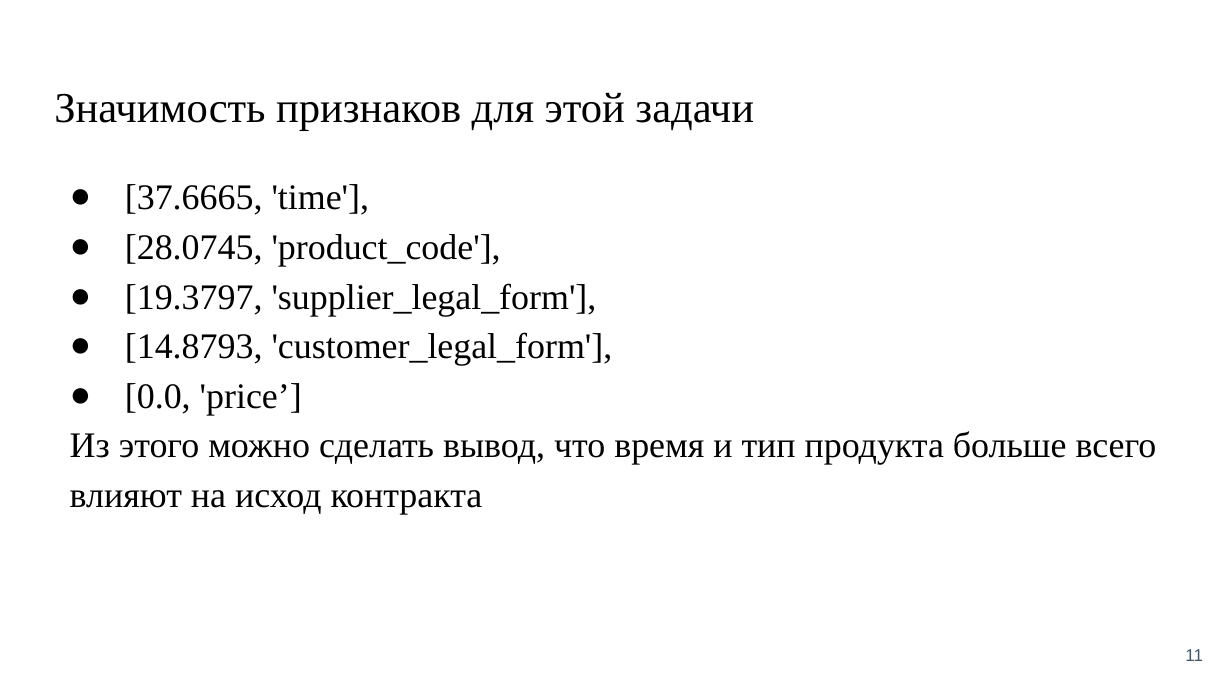
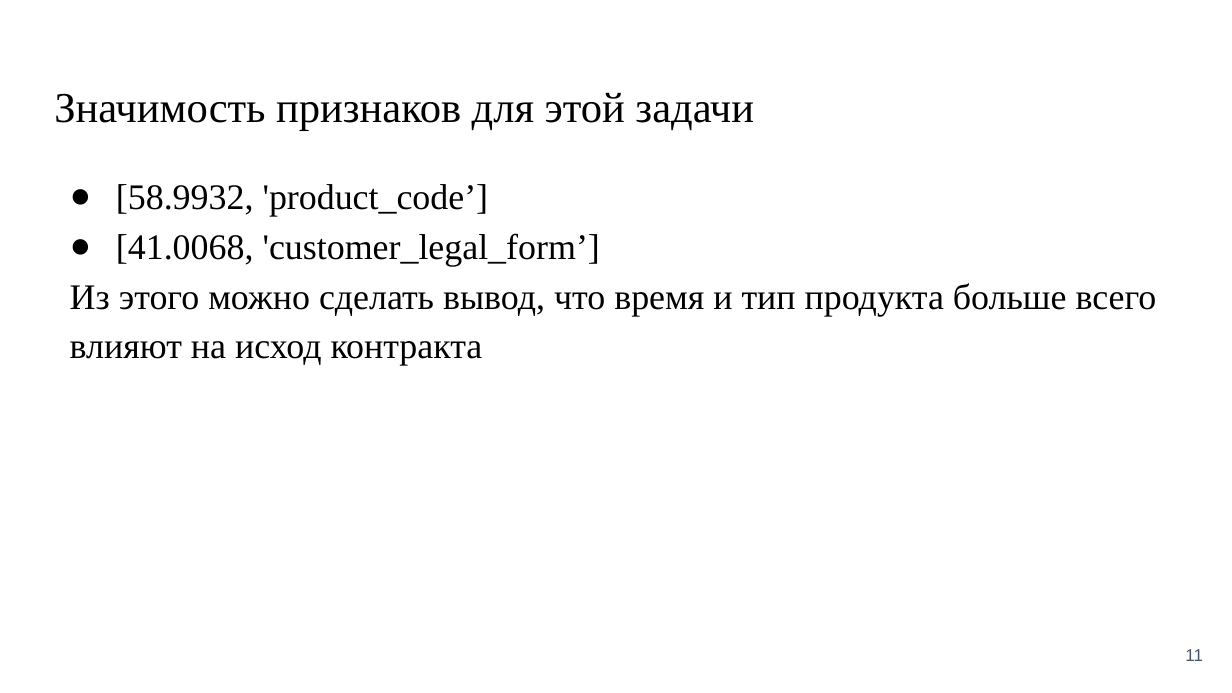
Before and after one commit to danil99152/prediction-of-government-tenders, a slide deck: slide 11 of Разработка системы прогнозов тендерных закупок.pptx. Drawn at 1232x693 pixels with LibreOffice and Linux fonts; fonts in the diff are those of the drawing. Boxes give left, top, right and bottom in pixels: in the first picture for what was removed or moved away, otherwise in the second. Text is boxed around its words. In the diff, an @@ line names an element or a change of style, - is before the commit and + after.

```diff
--- a/Разработка системы прогнозов тендерных закупок.pptx
+++ b/Разработка системы прогнозов тендерных закупок.pptx
@@ text at [116, 184, 600, 267]: text changed @@
-● [37.6665, 'time'],
-● [28.0745, 'product_code'],
-● [19.3797, 'supplier_legal_form'],
-● [14.8793, 'customer_legal_form'],
-● [0.0, 'price’]
+● [58.9932, 'product_code’]
+● [41.0068, 'customer_legal_form’]
```
Also in this commit, not shown: 5 other slides changed.
